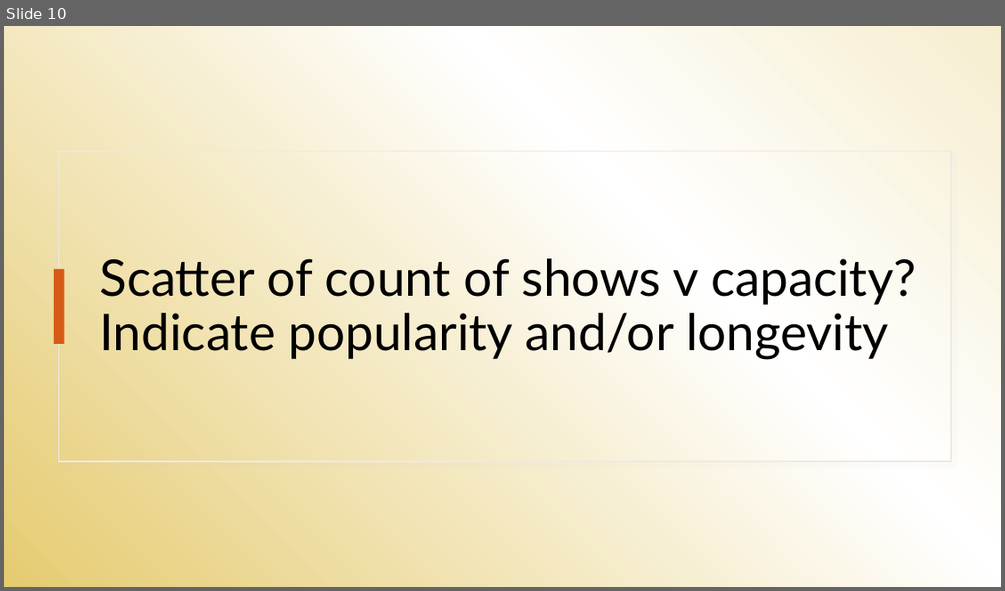
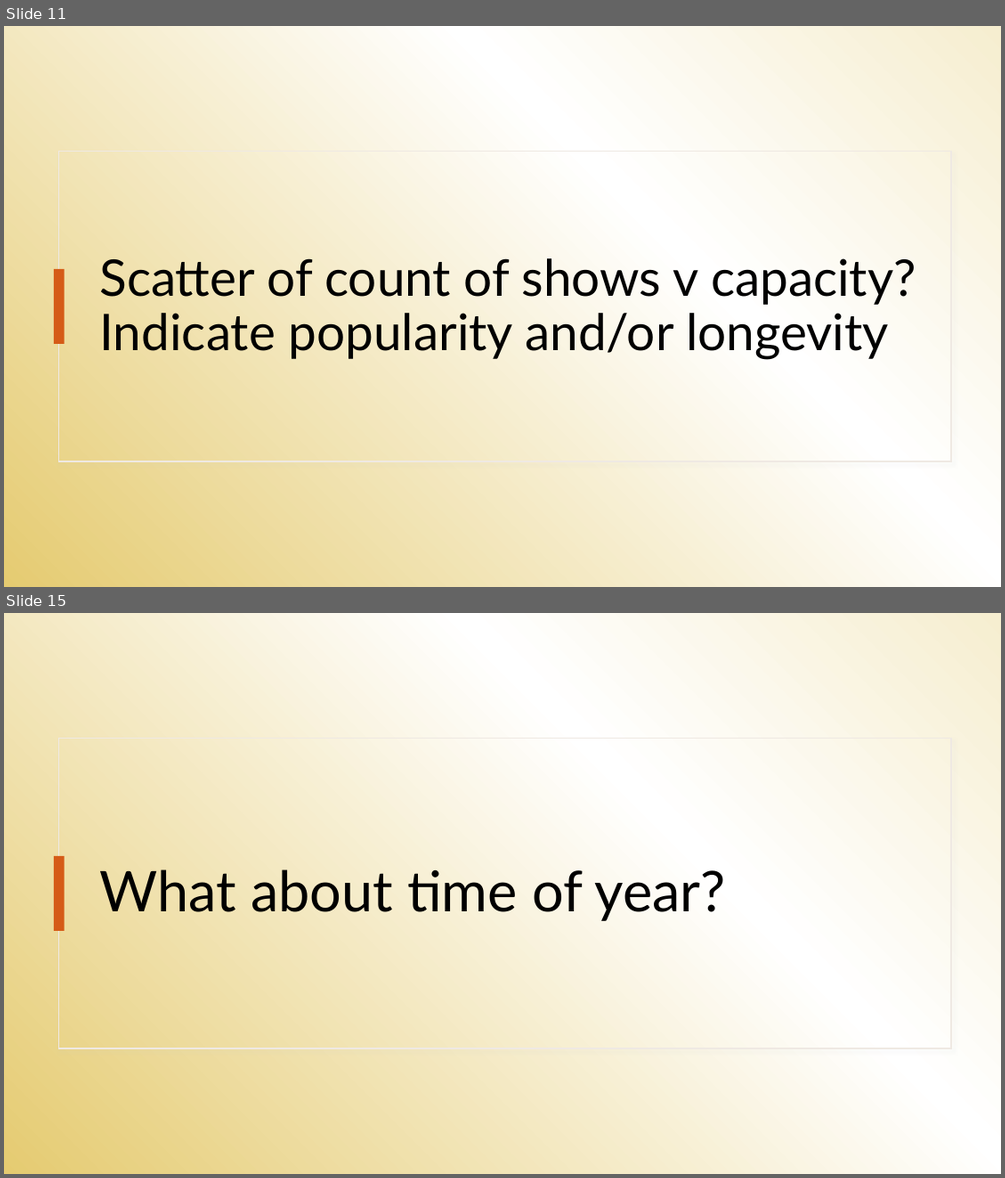
Before and after one commit to abihelvey/Broadway-Success, a slide deck: presentation/Abi_NSS_DA6_Capstone.pptx. Shown one above the other, each under a label of ours: slide 10 before the commit, slides 11 and 15 after it; the slides between them are not shown. The pictures are 1005x591 and 1005x1178 pixels, drawn with LibreOffice and Linux fonts; fonts in the diff are those of the drawing. Boxes give left, top, right and bottom in pixels: in the first picture for what was removed or moved away, otherwise in the second. Text is boxed around its words. In the diff, an @@ line names an element or a change of style, - is before the commit and + after.

```diff
--- a/presentation/Abi_NSS_DA6_Capstone.pptx
+++ b/presentation/Abi_NSS_DA6_Capstone.pptx
@@ slide 15 added at (x1=4, y1=613, x2=1001, y2=1174), background gradient #F6EED0 to #FFFFFF to #E5CB71; not listed: 2 template elements that a slide beside it also shows @@
@@ title added at (x1=100, y1=869, x2=726, y2=921), 54 pt, text #000000 @@
+What about time of year?
@@ what was slide 10 is now slide 11 @@
```
Also in this commit, not shown: 2 slides changed, 4 other slides added, 4 slides removed.
